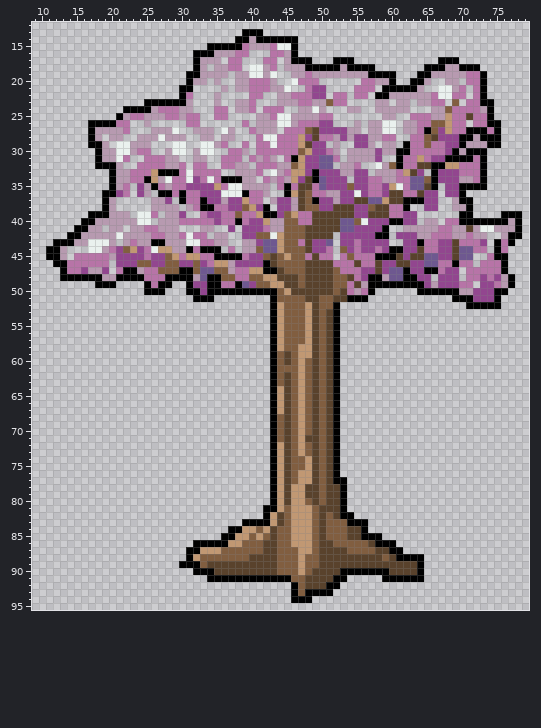
Two versions of one sprite sheet, Assets/Sprites/Scenery/GT17_CherryBlossom.png. The first picture shows the starting point.
The file is 96x96 pixels. Pixels under 10% opacity are left out. Colours within 5 levels of each other are drawn and written as one. Shown: x 9..79, y 12..95.
After the commit:
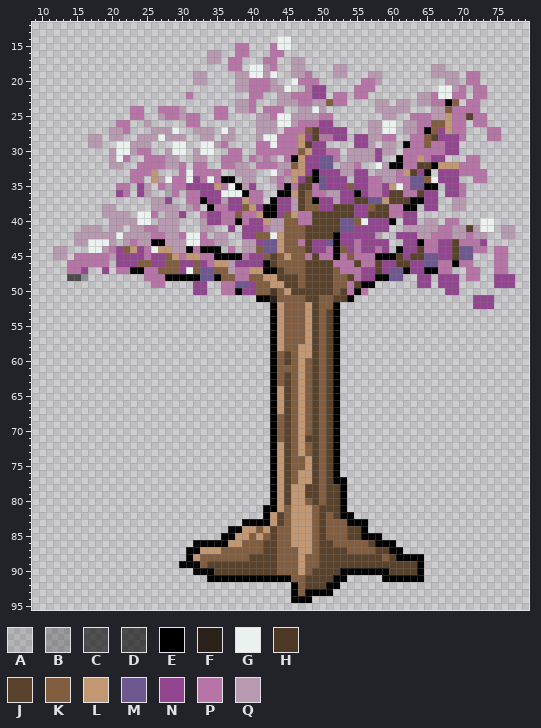
Palette (. is transparent): A #0000001f  B #0000003f  C #0000009a  D #000000a2  E #000000  F #2a2119  G #eaf1ee  H #4d3826  J #59422c  K #815e40  L #c19873  M #6e5890  N #92468f  P #b774a7  Q #b79ab0
Author's note on the commit: Updated cherry blosom outline
The edit:
y 13: x 39..41 EEE -> ...
y 14: x 38..46 EEQEEEEEE -> ......GG.
y 15: x 34..38 EEEEE -> ....P; x 40..42 QQQ -> ...; x 46 E -> .
y 16: x 32..34 EEE -> ..Q; x 36..37 QQ -> ..; x 45..46 QE -> ..
y 17: x 32..33 EQ -> ..; x 45..48 QEEE -> .QQ.; x 52..54 EEE -> ...; x 67..69 EEE -> ...
y 18: x 32..33 EQ -> ..; x 35..36 QQ -> ..; x 45 Q -> .; x 48..52 EEEEE -> ....Q; x 54..57 EEEE -> ....; x 65..72 EEEQQEEE -> .QQ.....
y 19: x 31..32 EE -> .Q; x 34..36 QQQ -> ...; x 49..51 QQQ -> ...; x 54..60 QQQEEEE -> ...QQ..; x 64..65 EE -> ..; x 70 Q -> .; x 73 E -> .
y 20: x 31 E -> .; x 35 Q -> .; x 59..60 QE -> ..; x 63..65 EEQ -> ...; x 73 E -> .
y 21: x 30..31 EE -> ..; x 36 Q -> .; x 59..64 EEEEEQ -> ......; x 73 E -> P
y 22: x 30 E -> .; x 35 Q -> .; x 58..63 EEQQQQ -> ......; x 73 E -> P
y 23: x 25..31 EEEEEEQ -> .......; x 35 Q -> .; x 68 . -> E; x 73..74 EE -> ..
y 24: x 22..26 EEEEQ -> .PP..; x 31 Q -> .; x 54..55 QQ -> ..; x 73..74 QE -> ..
y 25: x 21..22 EQ -> ..; x 25..26 QQ -> ..; x 74 E -> .
y 26: x 17..20 EEEE -> ....; x 39 P -> .; x 55 Q -> .; x 74..75 EE -> ..
y 27: x 17..19 EQQ -> ...; x 40 P -> .; x 54..55 QQ -> ..; x 71..73 EEE -> ...; x 75 E -> P
y 28: x 17 E -> Q; x 41 P -> Q; x 52 Q -> N; x 54 Q -> .; x 70..75 EEQEEE -> P...PP
y 29: x 17..19 EEQ -> QQ.; x 39 P -> .; x 52 Q -> .; x 70..75 EQQQEE -> ......
y 30: x 18..19 EQ -> ..; x 39 Q -> .; x 52 Q -> P; x 61..62 EE -> .P; x 69..73 EQEEE -> N....
y 31: x 18..19 EQ -> ..; x 68..71 EEEE -> ...P; x 73 E -> .
y 32: x 18..20 EEE -> ..Q; x 60 K -> E; x 67 E -> L; x 73 E -> .
y 33: x 20..22 EQQ -> ...; x 27..29 EEE -> ...; x 41 P -> .; x 65..66 .E -> E.; x 73 E -> P
y 34: x 20..22 EQQ -> ...; x 25 E -> .; x 38 E -> .; x 42 P -> .; x 66 E -> G; x 70..71 QQ -> ..; x 73 E -> P
y 35: x 20..21 EQ -> .P; x 26 E -> .; x 38 G -> E; x 40..42 QQQ -> N..; x 65 J -> E; x 70..73 EEEE -> P...
y 36: x 19..20 EE -> ..; x 27..28 EE -> .A; x 30 E -> .; x 42 Q -> .; x 44 . -> E; x 55 G -> E; x 70 E -> P
y 37: x 19..20 EQ -> ..; x 30 E -> .; x 43 Q -> E; x 62 E -> J; x 70..71 EE -> Q.
y 38: x 19 E -> Q; x 33 E -> .; x 43 . -> E; x 63 . -> E; x 71 E -> .
y 39: x 17..19 EEE -> ..Q; x 70..71 EE -> ..; x 76..78 EEE -> ...
y 40: x 16..19 EEQQ -> ....; x 30..34 PPPPP -> ...QN; x 61 E -> .; x 70..78 EEEEEEEQE -> ...GG....
y 41: x 15..16 EE -> .Q; x 59 E -> N; x 75 Q -> .; x 78 E -> .
y 42: x 14..15 EE -> .Q; x 32 P -> G; x 52 . -> E; x 58..59 EE -> Q.; x 77..78 EE -> Q.
y 43: x 12..14 EEE -> ...; x 52 . -> E; x 75..77 EPE -> ...
y 44: x 11..12 EE -> .Q; x 52 . -> E; x 60 E -> .; x 75 E -> P
y 45: x 11..12 EE -> .Q; x 52 . -> E; x 74..76 PEE -> .PP
y 46: x 12..13 EE -> ..; x 73..74 PP -> ..; x 76 E -> P
y 47: x 13 E -> .; x 17..18 QQ -> ..; x 22 E -> P; x 24 Q -> E; x 30..31 EE -> NG; x 68..69 NN -> P.; x 73..74 PP -> ..; x 76 E -> P
y 48: x 13..24 EEEEEEQQEEEE -> .CDB........; x 32 Q -> E; x 34 E -> M; x 57 E -> N; x 59 Q -> E; x 62..63 EE -> ..; x 73..74 NP -> ..; x 76..77 QE -> NN
y 49: x 18..20 EEE -> ...; x 25 E -> .; x 27..28 EE -> P.; x 31 E -> .; x 34..35 EE -> ..; x 38 E -> M; x 56 Q -> E; x 58..64 EEEEEEE -> ......N; x 66 Q -> .; x 70..71 PP -> ..; x 73..77 NNPQE -> ..NNN
y 50: x 25..27 EEE -> ...; x 31..32 EE -> .N; x 34..37 EEEE -> ..PP; x 39..43 EEEEE -> NNKKH; x 55 Q -> E; x 57 E -> .; x 64..76 EEEEEEQQNNNEE -> ....NN.......
y 51: x 32..34 EEE -> ...; x 41..43 ..E -> EEF; x 55..56 EE -> ..; x 69..71 EEE -> ...; x 75 E -> .
y 52: x 71..75 EEEEE -> .NNN.
Boxes around the changes in both pictures, in picture pixels (x1, y1, x2, y2):
changed: (46, 29, 522, 309)
